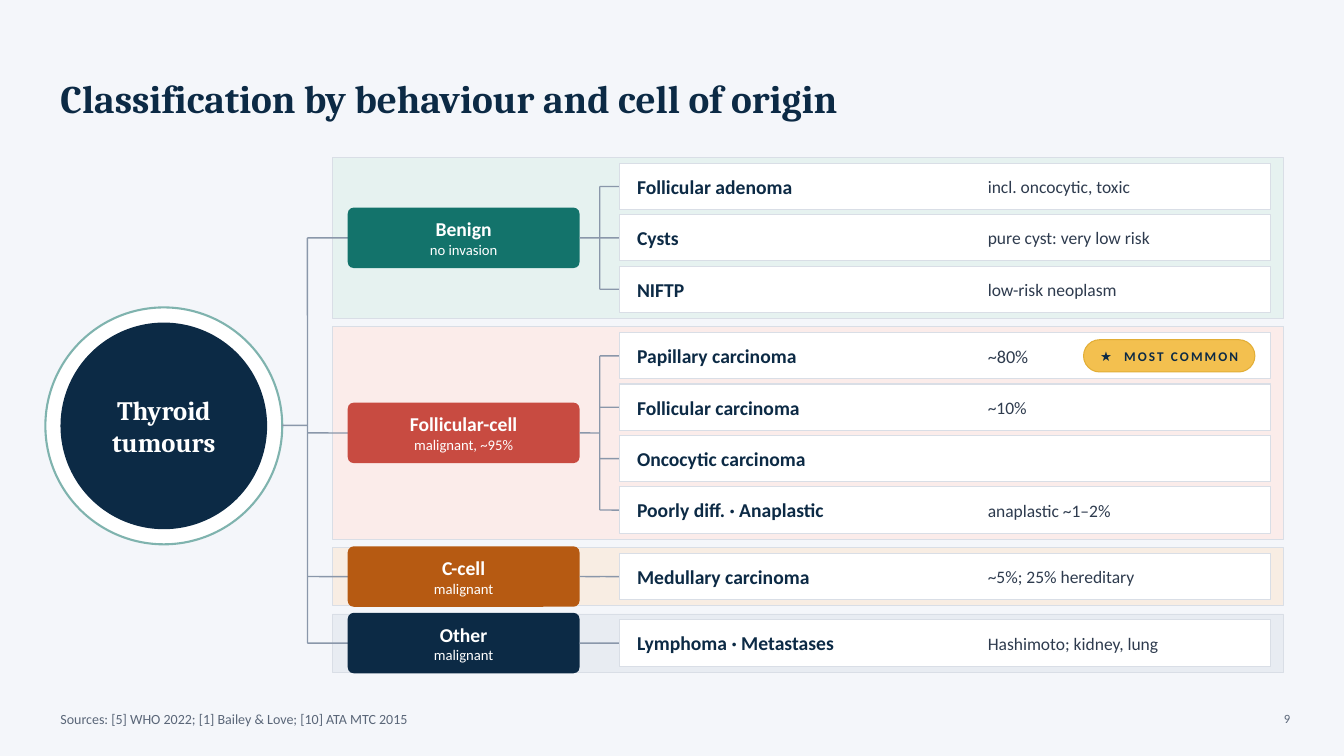
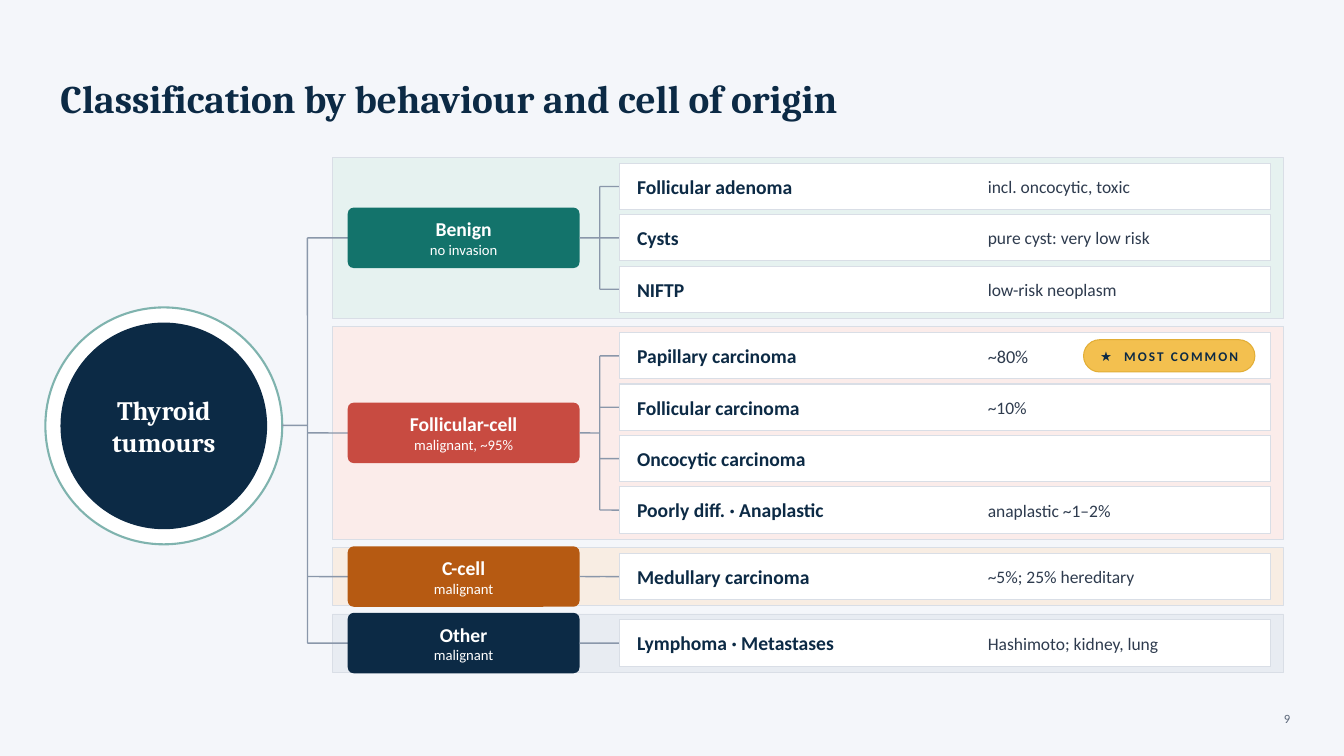
Before and after one commit to Anmo0/Claude-Code-Cloud-, a slide deck: slide 9 of thyroid-seminar/Thyroid_Tumors_Seminar.pptx. Drawn at 1344x756 pixels with LibreOffice and Linux fonts; fonts in the diff are those of the drawing. Boxes give left, top, right and bottom in pixels: in the first picture for what was removed or moved away, otherwise in the second. Text is boxed around its words. In the diff, an @@ line names an element or a change of style, - is before the commit and + after.

```diff
--- a/thyroid-seminar/Thyroid_Tumors_Seminar.pptx
+++ b/thyroid-seminar/Thyroid_Tumors_Seminar.pptx
@@ text removed at [60, 714, 407, 726] @@
-Sources: [5] WHO 2022; [1] Bailey & Love; [10] ATA MTC 2015
```
Also in this commit, not shown: 14 other slides changed, 2 other files.
